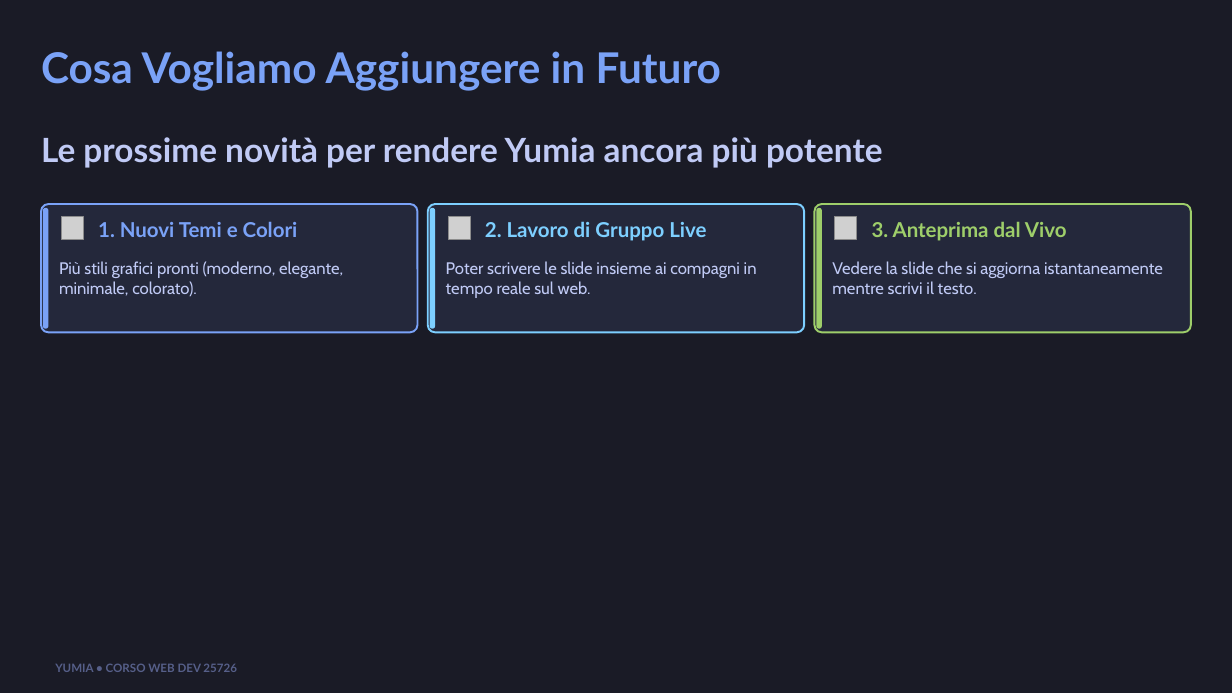
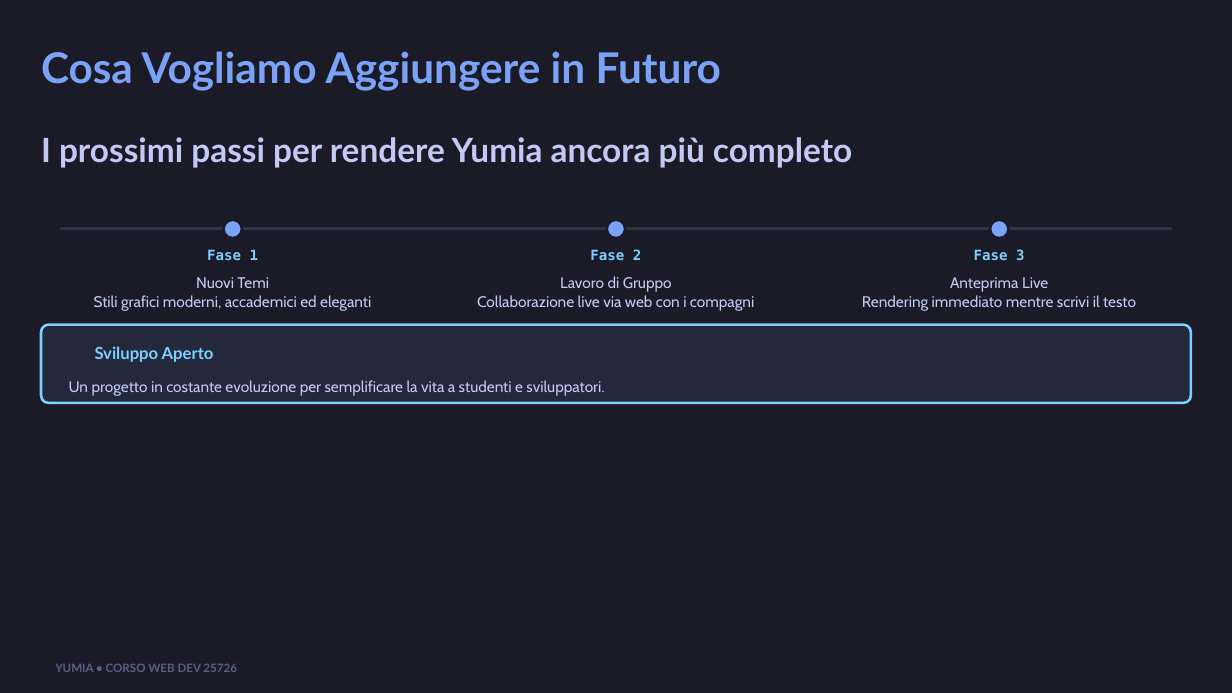
Before and after one commit to biagio-scaglia/Yumia-MD, a slide deck: slide 11 of presentation.pptx. Drawn at 1232x693 pixels with LibreOffice and Linux fonts; fonts in the diff are those of the drawing; grey boxes stand for pictures; background and template pictures are left out. Boxes give left, top, right and bottom in pixels: in the first picture for what was removed or moved away, otherwise in the second. Text is boxed around its words. In the diff, an @@ line names an element or a change of style, - is before the commit and + after.

```diff
--- a/presentation.pptx
+++ b/presentation.pptx
@@ text at (x1=41, y1=137, x2=852, y2=168): text changed @@
-Le prossime novità per rendere Yumia ancora più potente
+I prossimi passi per rendere Yumia ancora più completo
@@ rounded rectangle removed at (x1=41, y1=204, x2=417, y2=333) @@
@@ rounded rectangle removed at (x1=43, y1=208, x2=48, y2=329) @@
@@ rounded rectangle removed at (x1=428, y1=204, x2=804, y2=333) @@
@@ rounded rectangle removed at (x1=430, y1=208, x2=435, y2=329) @@
@@ rounded rectangle removed at (x1=814, y1=204, x2=1190, y2=333) @@
@@ rounded rectangle removed at (x1=816, y1=208, x2=822, y2=329) @@
@@ rectangle added at (x1=59, y1=227, x2=1172, y2=230), fill #2F354A @@
@@ picture removed at (x1=61, y1=217, x2=83, y2=239) @@
@@ text removed at (x1=98, y1=221, x2=298, y2=237) @@
-1. Nuovi Temi e Colori
@@ rounded rectangle added at (x1=224, y1=220, x2=242, y2=238), fill #7AA2F7, outline #1A1B26 2 pt @@
@@ picture removed at (x1=448, y1=217, x2=470, y2=239) @@
@@ rounded rectangle added at (x1=607, y1=220, x2=626, y2=238), fill #7AA2F7, outline #1A1B26 2 pt @@
@@ picture removed at (x1=835, y1=217, x2=857, y2=239) @@
@@ rounded rectangle added at (x1=990, y1=220, x2=1008, y2=238), fill #7AA2F7, outline #1A1B26 2 pt @@
@@ text added at (x1=207, y1=249, x2=258, y2=260), 11 pt, text #7DCFFF, bold @@
+Fase 1
@@ text "Lavoro di Gruppo" at (x1=477, y1=276, x2=754, y2=311): vertical alignment middle to top @@
@@ text removed at (x1=446, y1=261, x2=757, y2=298) @@
-Poter scrivere le slide insieme ai compagni in tempo reale sul web.
@@ text added at (x1=590, y1=249, x2=641, y2=260), 11 pt, text #7DCFFF, bold @@
+Fase 2
@@ text at (x1=974, y1=249, x2=1024, y2=260): text changed; size 16 to 11 pt; font Lato to DejaVu Sans Mono; text colour #9ECE6A to #7DCFFF @@
-3. Anteprima dal Vivo
+Fase 3
@@ text at (x1=94, y1=277, x2=371, y2=311): text changed; size 13 to 12 pt @@
-Più stili grafici pronti (moderno, elegante, minimale, colorato).
+Nuovi Temi
+Stili grafici moderni, accademici ed eleganti
@@ text at (x1=477, y1=276, x2=754, y2=311): text changed; size 16 to 12 pt; font Lato to Cabin; text colour #7DCFFF to #C0CAF5; bold off @@
-2. Lavoro di Gruppo Live
+Lavoro di Gruppo
+Collaborazione live via web con i compagni
@@ text at (x1=862, y1=277, x2=1136, y2=311): text changed; size 13 to 12 pt @@
-Vedere la slide che si aggiorna istantaneamente mentre scrivi il testo.
+Anteprima Live
+Rendering immediato mentre scrivi il testo
@@ rounded rectangle added at (x1=41, y1=324, x2=1190, y2=403), fill #24283B, outline #7DCFFF 2 pt @@
@@ text added at (x1=95, y1=346, x2=214, y2=362), 13 pt, text #7DCFFF, bold @@
+Sviluppo Aperto
@@ text added at (x1=69, y1=380, x2=604, y2=396), 12 pt, text #C0CAF5 @@
+Un progetto in costante evoluzione per semplificare la vita a studenti e sviluppatori.
```
Also in this commit, not shown: 6 other slides changed, 16 other files.
